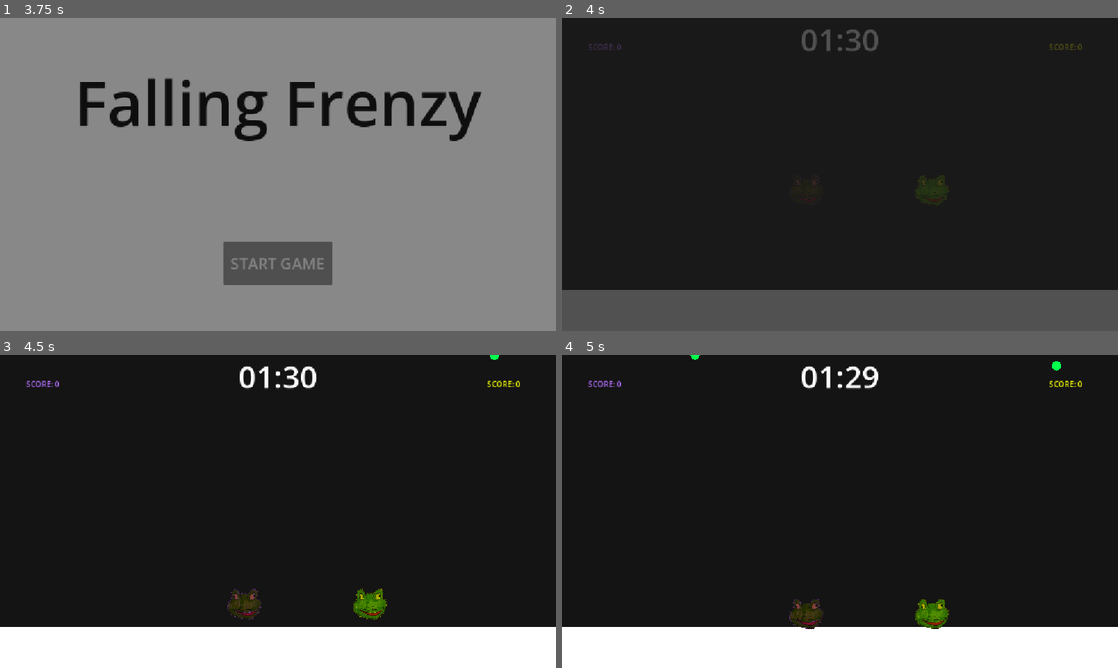
Above: before the commit, frames 1-4 (two rows, left to right).
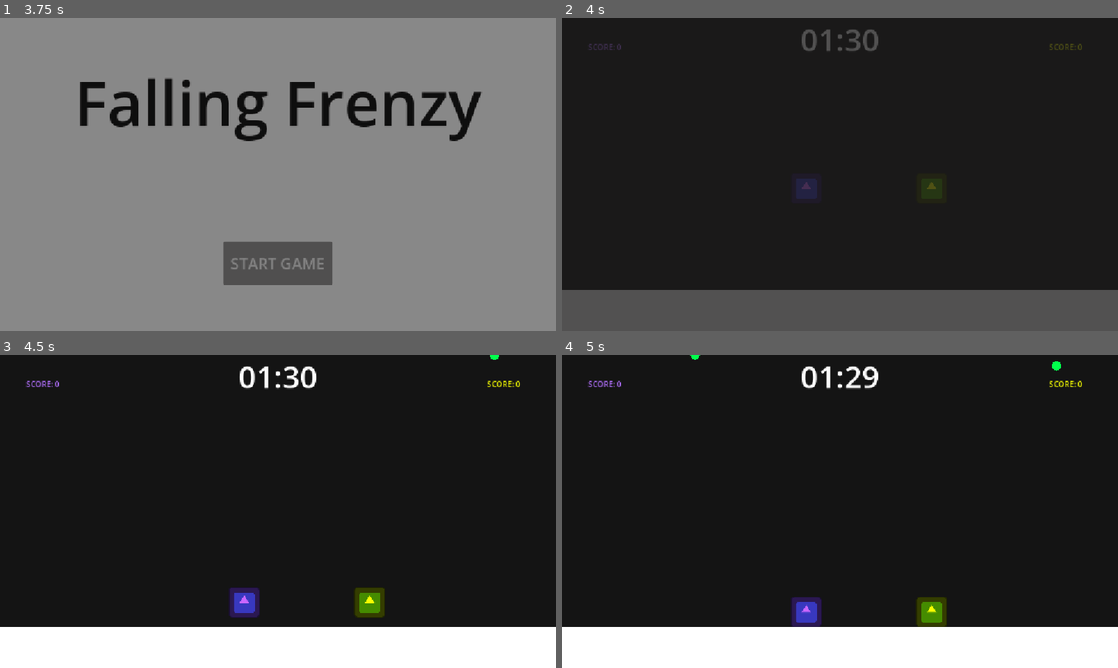
Above: after the commit, the same moments.

Repository: 1-lost-peon/falling_frenzy
Game: Godot game, scene res://main/main.tscn
The game is run twice, just before and just after one commit, with the same random seed, the same clock (stepped at 60 frames per second) and the same inputs. The engine's default icon, where the game draws it, is replaced by a stand-in: a white triangle on a blue panel in a dark square. Sound files missing from this copy of the repository are replaced by a short silence.
Inputs:
- Up to frame 1 (3.75 s): tap Enter (ui_accept) at 0.5, 0.77, 1.25, 1.52, 2 s; hold Right (ui_right) 0.53-2.03 s; hold Left (ui_left) 2.03-2.75 s; click "START GAME" at 2.75 s; click "START GAME" at 3.5 s
- Up to frame 2 (4 s): no input
- Up to frame 3 (4.5 s): hold Right (ui_right) from 4.28 s (still down)
- Up to frame 4 (5 s): keep holding Right (ui_right); tap Enter (ui_accept) at 4.52 s

Frame 1 is identical in both runs. In frame 2, 0.3% of the frame differs, in the area x 40-70%, y 51-60%; in frame 3, 0.9%; in frame 4, 1.0%, in the area x 40-70%, y 77-88%.

Commit message:
Reverted player image

Diff:
--- a/world/player/player.tscn
+++ b/world/player/player.tscn
@@ -1,7 +1,7 @@
 [gd_scene format=3 uid="uid://cxm5iyfnt55ym"]
 
 [ext_resource type="Script" uid="uid://dn5ku6sah5g7t" path="res://world/player/player.gd" id="1_2gpuf"]
-[ext_resource type="Texture2D" uid="uid://d03ex7v6o6be8" path="res://world/player/frog.png" id="2_bvkkv"]
+[ext_resource type="Texture2D" uid="uid://trdj8d2cr47h" path="res://icon.svg" id="2_bvkkv"]
 
 [sub_resource type="RectangleShape2D" id="RectangleShape2D_dyoc1"]
 size = Vector2(128, 128)
@@ -10,7 +10,7 @@
 script = ExtResource("1_2gpuf")
 
 [node name="Sprite2D" type="Sprite2D" parent="." unique_id=2071711882]
-scale = Vector2(0.05, 0.05)
+scale = Vector2(0.5, 0.5)
 texture = ExtResource("2_bvkkv")
 
 [node name="CollisionShape2D" type="CollisionShape2D" parent="." unique_id=2075014136]
